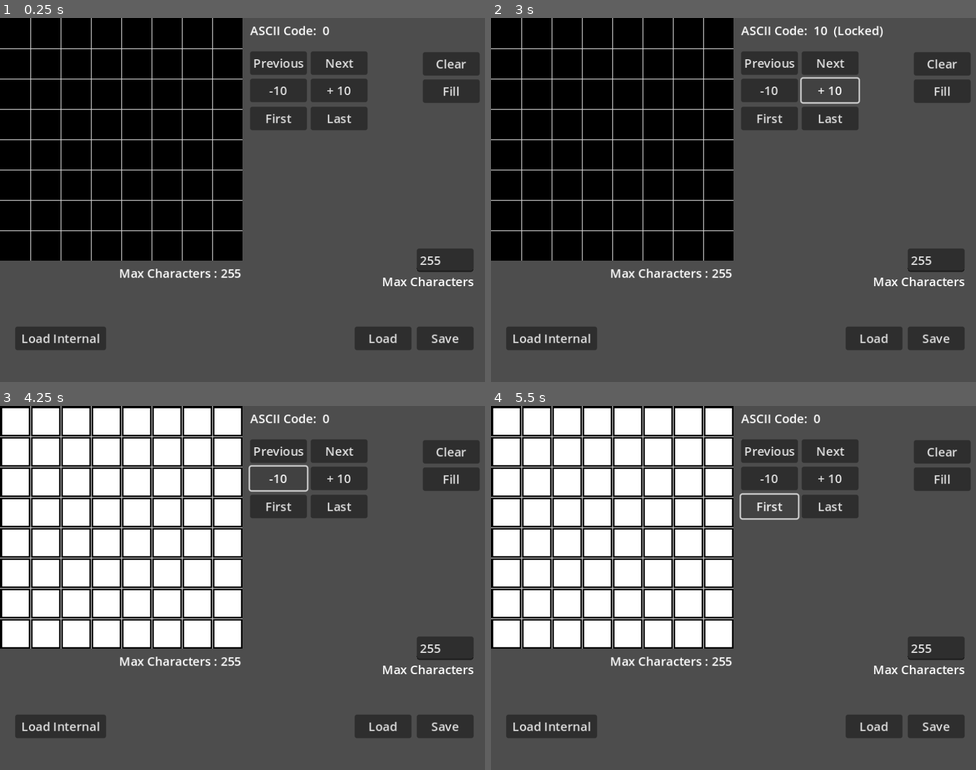
Above: before the commit, frames 1-4 (two rows, left to right).
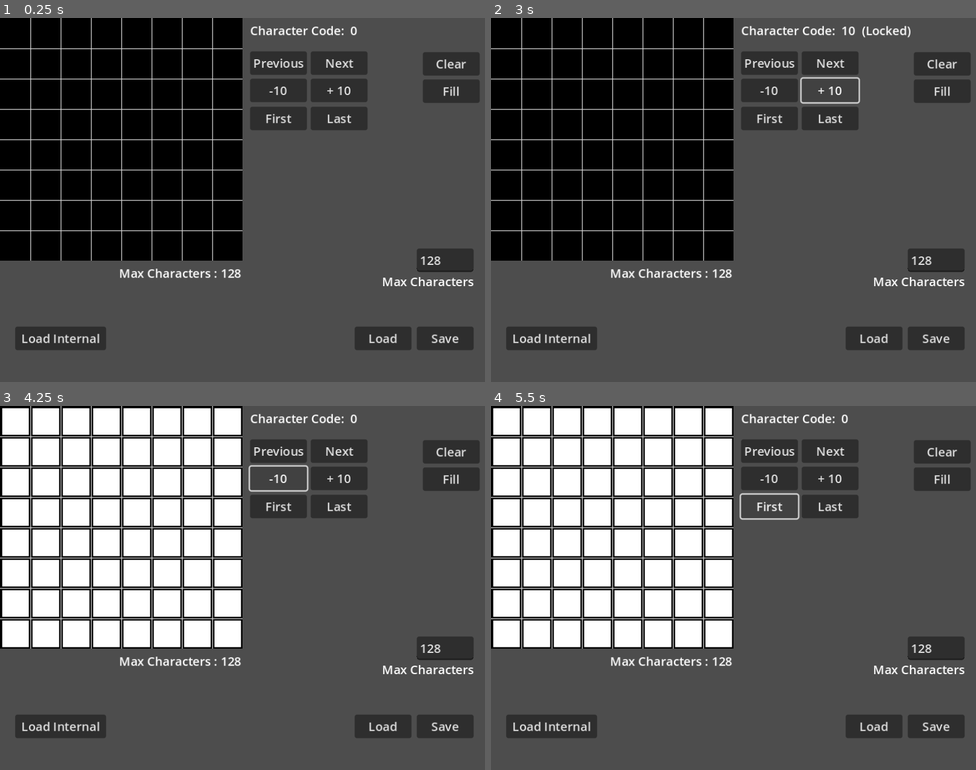
Above: after the commit, the same moments.

Repository: Virtually-Retro/Viro-Font-Editor
Game: Godot game, scene res://main.tscn
Same seed, same stepped clock (60 frames per second), same inputs: the game is played once before the commit and once after it.
Inputs:
- Up to frame 1 (0.25 s): no input
- Up to frame 2 (3 s): click "Previous" at 0.5 s; click "Clear" at 1.25 s; click "Fill" at 2 s; click "+ 10" at 2.75 s
- Up to frame 3 (4.25 s): click "-10" at 3.5 s
- Up to frame 4 (5.5 s): click "Last" at 4.25 s; click "First" at 5 s

The runs differ from the first frame. In frame 1, 0.4% of the frame differs, in the area x 45-91%, y 2-72%; in frame 2, 0.6%; in frame 3, 0.4%; in frame 4, 0.4%.

Commit message:
Viro 1.0.7 Beta Font Editor
Corrections and additions.

Diff:
--- a/main.gd
+++ b/main.gd
@@ -16,7 +16,7 @@
 var activechar: int = 0
 var chardb: Array[String] = []
 var charFlag: Array[int] = []
-var max_chars: int = 255
+var max_chars: int = 128
 var locked_ascii_codes: Array[int] = [10,13,32]
 
 
@@ -150,7 +150,7 @@
 			display_maxchars()
 			return
 
-	file_result.text = "Invalid Number of chracters, must be a non-zero integer 0-512."
+	file_result.text = "Invalid Number of chracters, must be a non-zero integer from 1-511."
 	msg_timer.start()
 	display_maxchars()
 
@@ -259,9 +259,9 @@
 	draw_grid()
 	update_graphics()
 	if locked_ascii_codes.find(activechar) > -1:
-		char_id.text = "ASCII Code:  " + str(activechar) + "  (Locked)"
-	else:
-		char_id.text = "ASCII Code:  " + str(activechar)
+		char_id.text = "Character Code:  " + str(activechar) + "  (Locked)"
+	else:
+		char_id.text = "Character Code:  " + str(activechar)
 
 
 func setup_graphics() -> void:
Not shown, changed: font.fdb
